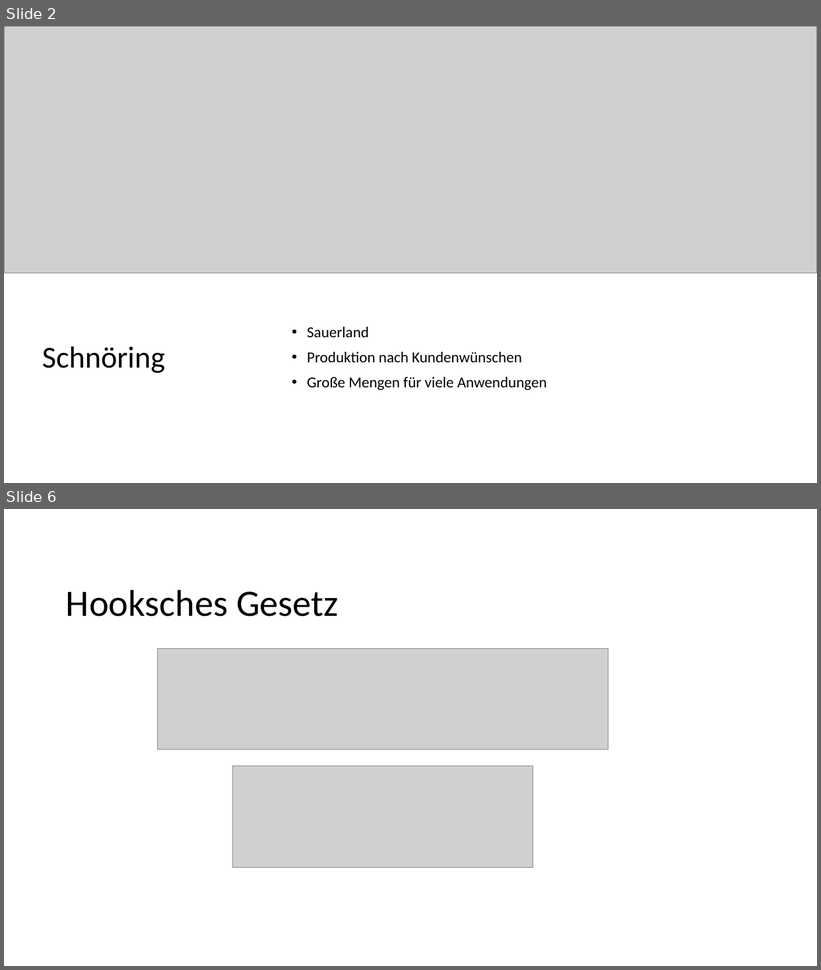
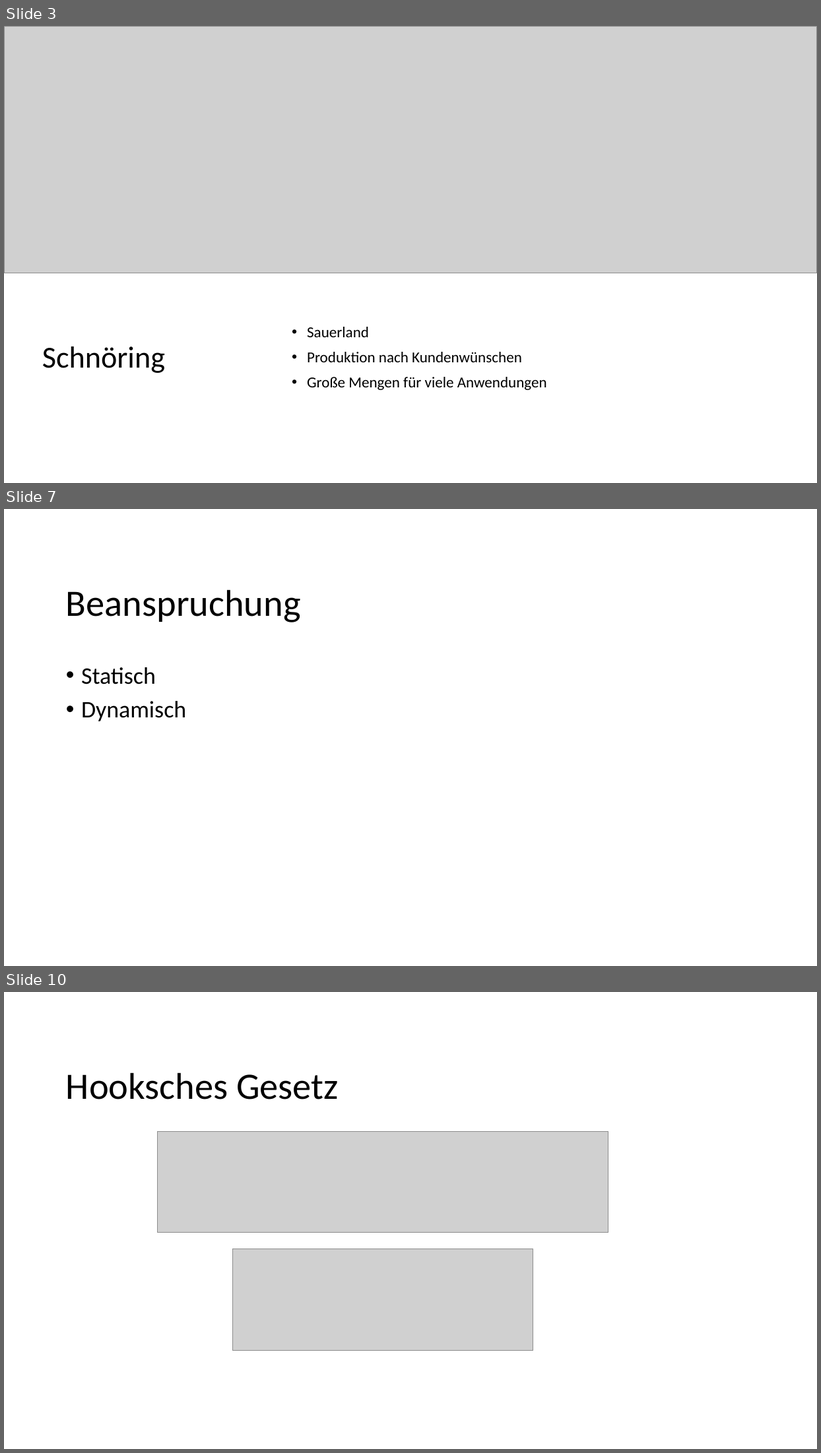
Before and after one commit to komrozik/AP2019, a slide deck: 000_Zusatzversuch/Presentation.pptx. Shown one above the other, each under a label of ours: slides 2 and 6 before the commit, slides 3, 7 and 10 after it; the slides between them are not shown. The pictures are 821x970 and 821x1453 pixels, drawn with LibreOffice and Linux fonts; fonts in the diff are those of the drawing; grey boxes stand for pictures; background and template pictures are left out. Boxes give left, top, right and bottom in pixels: in the first picture for what was removed or moved away, otherwise in the second. Text is boxed around its words. In the diff, an @@ line names an element or a change of style, - is before the commit and + after.

```diff
--- a/000_Zusatzversuch/Presentation.pptx
+++ b/000_Zusatzversuch/Presentation.pptx
@@ slide 7 added at box(4, 509, 817, 966), background #FFFFFF @@
@@ title added at box(66, 590, 301, 623), 44 pt, text #000000 @@
+Beanspruchung
@@ text added at box(81, 667, 186, 722), 28 pt, text #000000 @@
+• Statisch
+• Dynamisch
@@ what was slide 2 is now slide 3 @@
@@ what was slide 6 is now slide 10 @@
```
Also in this commit, not shown: 2 slides changed, 10 other slides added, 2 slides removed, 9 other files.
